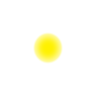
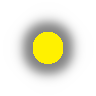
Layer changes from the first 96×96 image to the second:
painted on "pngegg.png" over left=33, top=32, right=63, bottom=64
added layer "glow" above "Eingefügte Ebene" over left=11, top=10, right=85, bottom=86
